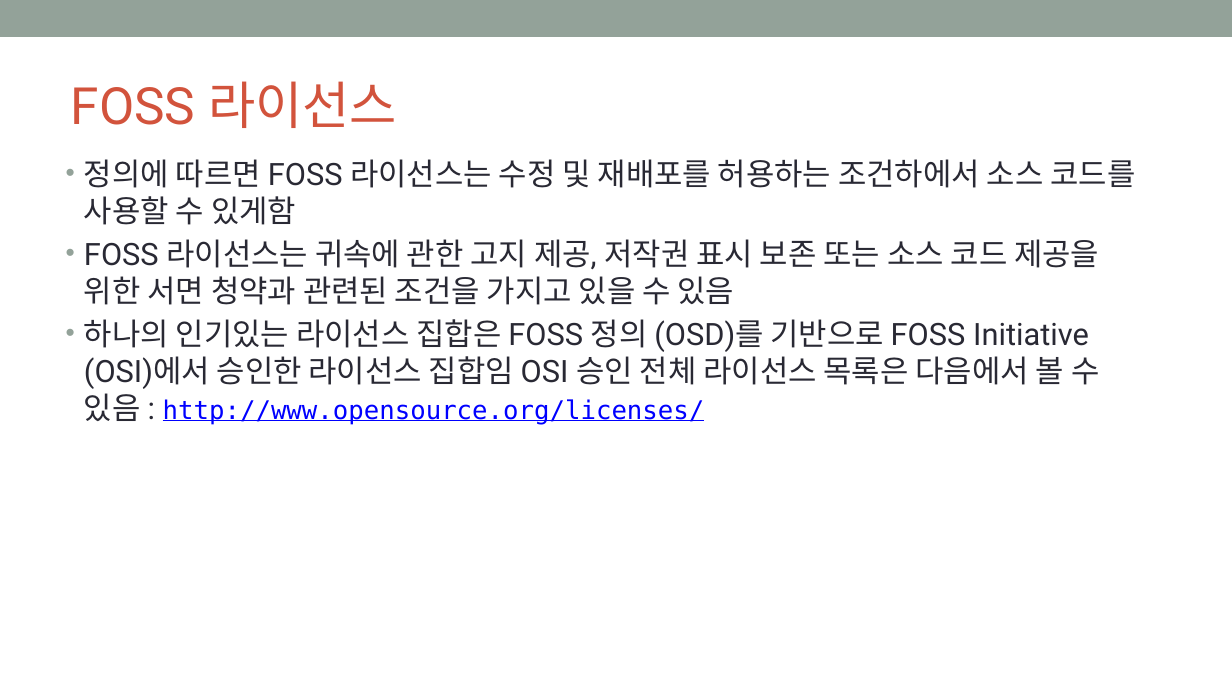
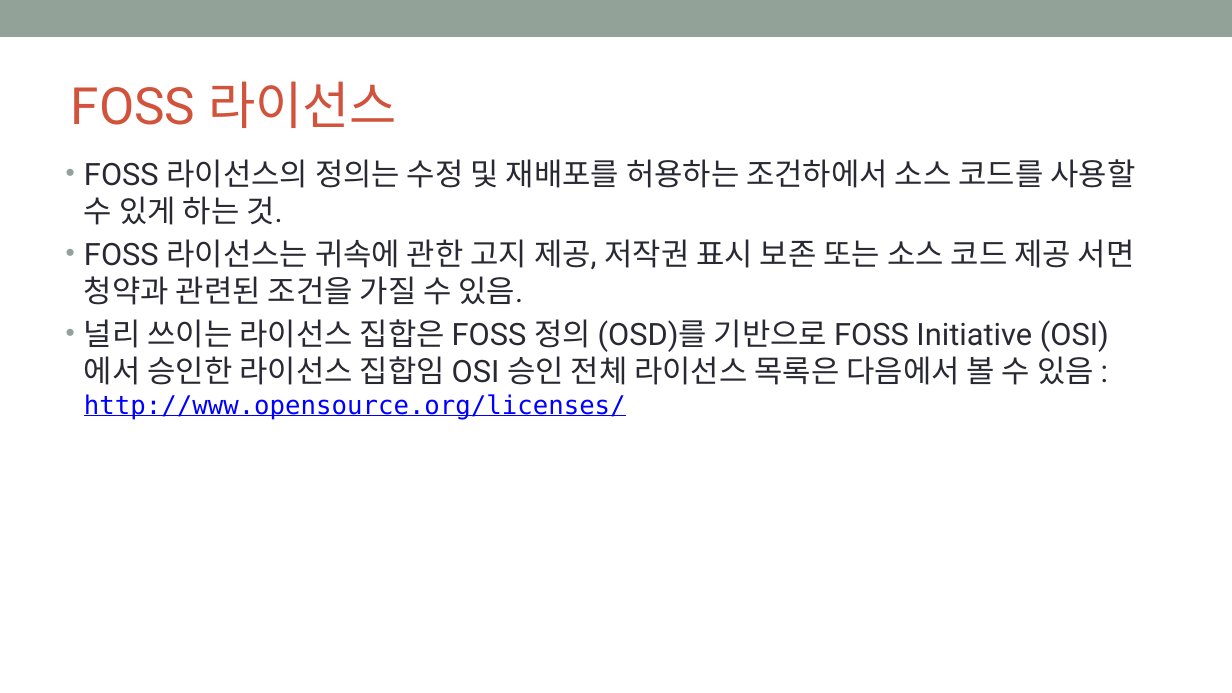
Before and after one commit to OpenChain-KWG/Curriculum-Translation-KR, a slide deck: slide 13 of target/slides/openchain-curriculum-for-1-1.pptx. Drawn at 1232x693 pixels with LibreOffice and Linux fonts; fonts in the diff are those of the drawing; background and template pictures are left out. Boxes give left, top, right and bottom in pixels: in the first picture for what was removed or moved away, otherwise in the second. Text is boxed around its words. In the diff, an @@ line names an element or a change of style, - is before the commit and + after.

```diff
--- a/target/slides/openchain-curriculum-for-1-1.pptx
+++ b/target/slides/openchain-curriculum-for-1-1.pptx
@@ text at bbox=[84, 159, 1135, 419]: text changed @@
-• 정의에 따르면 FOSS 라이선스는 수정 및 재배포를 허용하는 조건하에서 소스 코드를 사용할 수 있게함
-• FOSS 라이선스는 귀속에 관한 고지 제공, 저작권 표시 보존 또는 소스 코드 제공을 위한 서면 청약과 관련된 조건을 가지고 있을 수 있음
-• 하나의 인기있는 라이선스 집합은 FOSS 정의 (OSD)를 기반으로 FOSS Initiative (OSI)에서 승인한 라이선스 집합임 OSI 승인 전체 라이선스 목록은 다음에서 볼 수 있음 : http://www.opensource.org/licenses/
+• FOSS 라이선스의 정의는 수정 및 재배포를 허용하는 조건하에서 소스 코드를 사용할 수 있게 하는 것.
+• FOSS 라이선스는 귀속에 관한 고지 제공, 저작권 표시 보존 또는 소스 코드 제공 서면 청약과 관련된 조건을 가질 수 있음.
+• 널리 쓰이는 라이선스 집합은 FOSS 정의 (OSD)를 기반으로 FOSS Initiative (OSI)에서 승인한 라이선스 집합임 OSI 승인 전체 라이선스 목록은 다음에서 볼 수 있음 : http://www.opensource.org/licenses/
```
Also in this commit, not shown: 53 other slides changed, 14 slides added, 14 slides removed, 8 other files.
